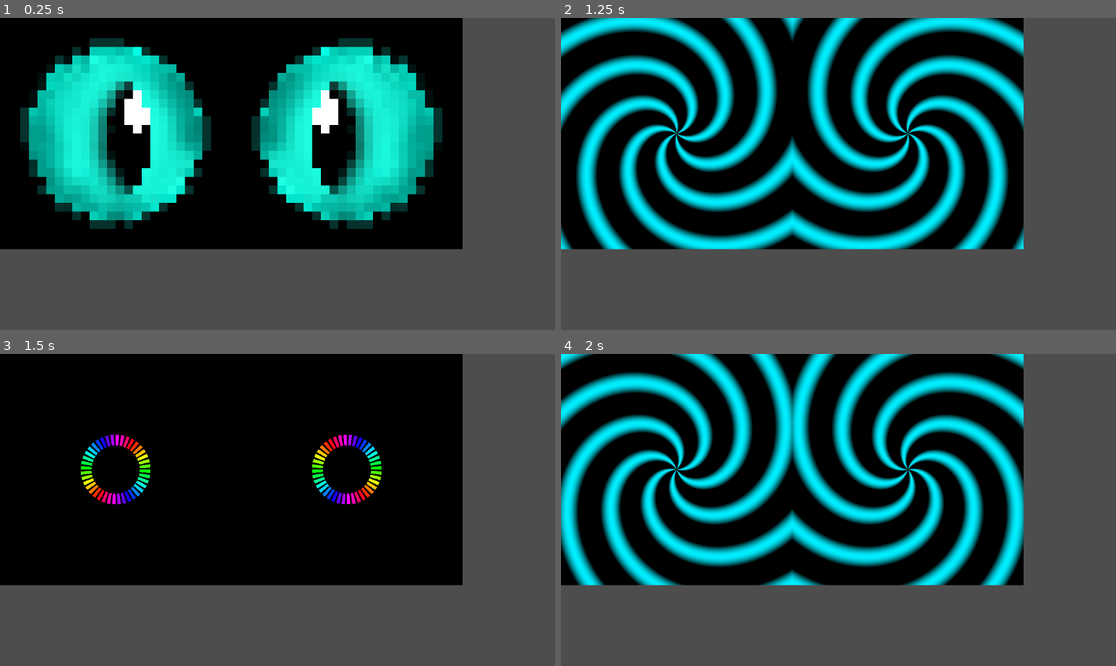
Above: before the commit, frames 1-4 (two rows, left to right).
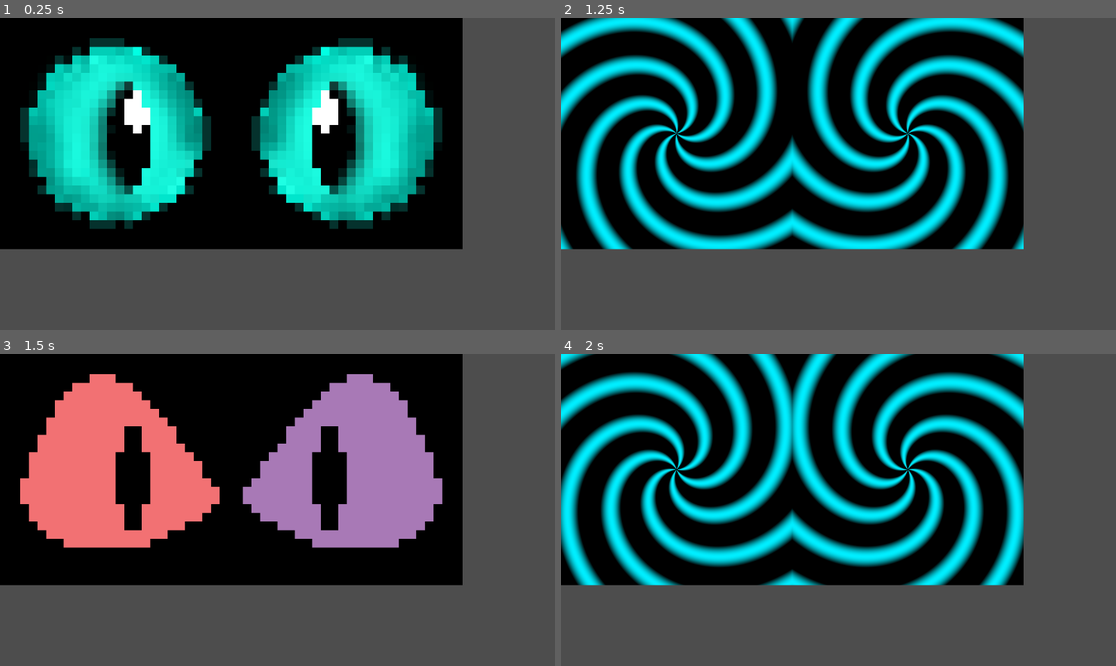
Above: after the commit, the same moments.

Repository: PYROP3/script-kitty-eyes
Game: Godot game, scene res://Main.tscn
The game is run twice, just before and just after one commit, with the same random seed, the same clock (stepped at 60 frames per second) and the same inputs.
Inputs (mouse positions are in pixels of both pictures, inside the frame that each line leads up to):
- Up to frame 1 (0.25 s): no input
- Up to frame 2 (1.25 s): tap Enter at 0.5 s; move the mouse to (960, 158) at 0.52 s; tap C (next_eye) at 0.6 s; tap Z (previous_eye) at 0.8 s
- Up to frame 3 (1.5 s): move the mouse to (166, 525) at 1.27 s; tap Z (previous_eye) at 1.35 s
- Up to frame 4 (2 s): tap C (next_eye) at 1.55 s

Frames 1-2 are identical in both runs. In frame 3, 25% of the frame differs, in the area x 3-80%, y 6-63%; in frame 4, nothing differs.

Commit message:
Standard eye list + Sync up

Diff:
--- a/scripts/main.gd
+++ b/scripts/main.gd
@@ -24,7 +24,6 @@
 @export var mirrored_scenes: Array[PackedScene]
 @export var movable_scenes: Array[PackedScene]
 
-@onready var ordered_keys: Array[Key] = key_eye_map.keys()
 var current_index: int = 0
 
 var current_movable: bool = false
@@ -118,14 +117,14 @@
 	if Input.is_action_just_pressed("previous_eye"):
 		current_index -= 1
 		while current_index < 0:
-			current_index += ordered_keys.size()
-		change_scene_key(ordered_keys[current_index])
+			current_index += ALL_KEYS.size()
+		change_scene_key(ALL_KEYS[current_index])
 		return
 
 	if Input.is_action_just_pressed("next_eye"):
 		current_index += 1
-		current_index %= ordered_keys.size()
-		change_scene_key(ordered_keys[current_index])
+		current_index %= ALL_KEYS.size()
+		change_scene_key(ALL_KEYS[current_index])
 		return
 
 	for key in ALL_KEYS:
Not shown, added: script-kitty-godot.arm64.bak
